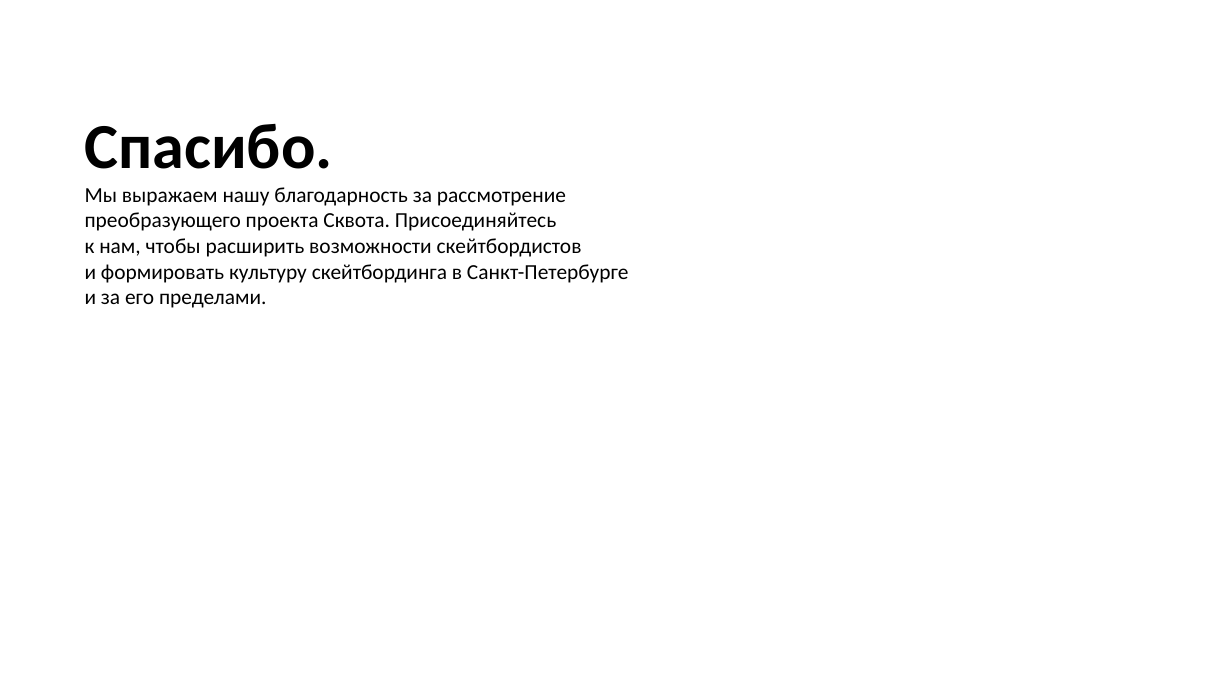
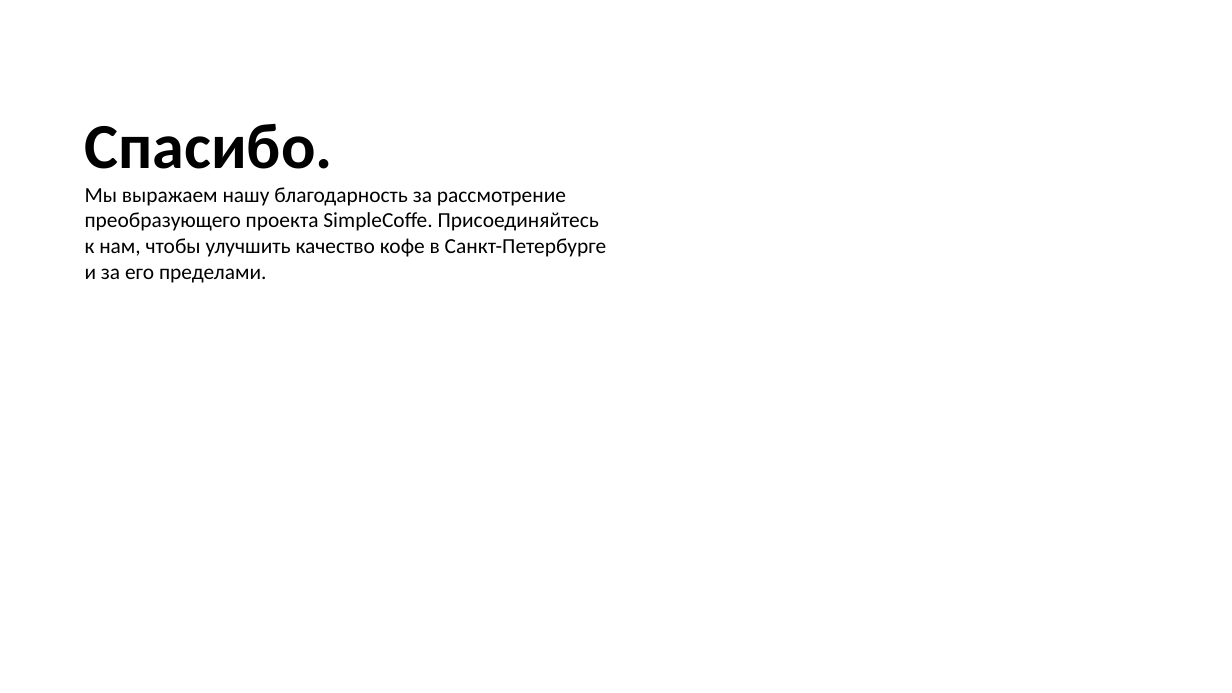
Before and after one commit to danila-zol/simpleslides, a slide deck: slide 11 of gen/test2.pptx (slide 10 before the commit). Drawn at 1232x693 pixels with LibreOffice and Linux fonts; fonts in the diff are those of the drawing. Boxes give left, top, right and bottom in pixels: in the first picture for what was removed or moved away, otherwise in the second. Text is boxed around its words. In the diff, an @@ line names an element or a change of style, - is before the commit and + after.

```diff
--- a/gen/test2.pptx
+++ b/gen/test2.pptx
@@ text at [85,187,606,283]: text changed @@
-Мы выражаем нашу благодарность за рассмотрение
-преобразующего проекта Сквота. Присоединяйтесь
-к нам, чтобы расширить возможности скейтбордистов
-и формировать культуру скейтбординга в Санкт-Петербурге
-и за его пределами.
+Мы выражаем нашу благодарность за рассмотрение
+преобразующего проекта SimpleCoffe. Присоединяйтесь
+к нам, чтобы улучшить качество кофе в Санкт-Петербурге
+и за его пределами.
```
Also in this commit, not shown: 8 other slides changed, 2 slides added, 1 slide removed, 3 other files.
